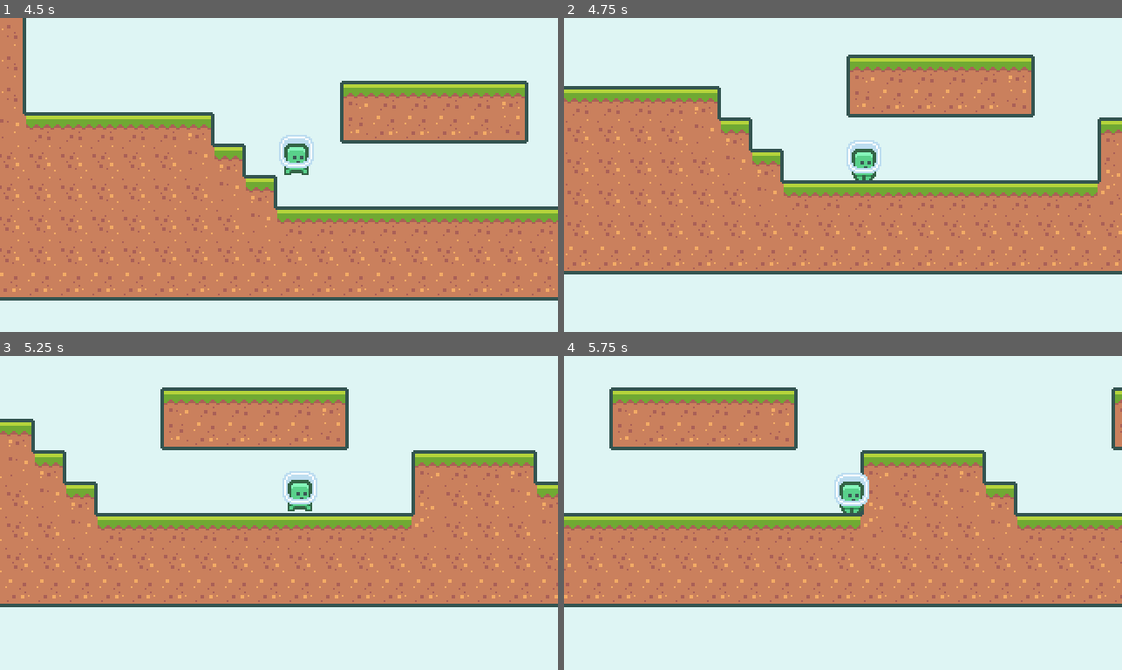
Above: before the commit, frames 1-4 (two rows, left to right).
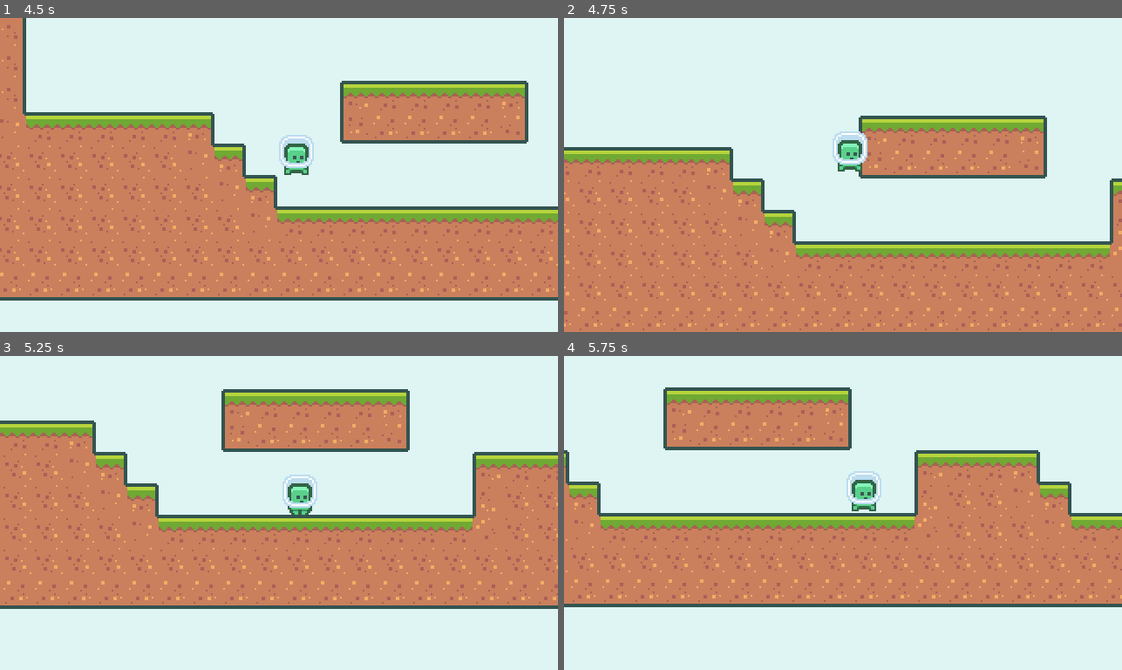
Above: after the commit, the same moments.

Repository: niltoncalegari/2D-SideScroller-godot
Game: Godot game, scene res://scenes/Main.tscn
Two runs of this game, one before a commit and one after it. Both use one fixed random seed, a clock stepped at 60 frames per second and the inputs below.
Inputs:
- Up to frame 1 (4.5 s): hold D (move_right) 0.53-2.03 s; tap Space (jump) at 0.77, 1.52, 3.02, 3.77 s; hold A (move_left) 2.03-4.28 s; hold D (move_right) from 4.28 s (still down)
- Up to frame 2 (4.75 s): keep holding D (move_right); tap Space (jump) at 4.52 s
- Up to frame 3 (5.25 s): keep holding D (move_right)
- Up to frame 4 (5.75 s): keep holding D (move_right)

Frame 1 is identical in both runs. In frame 2, 60% of the frame differs, in the area x 0-100%, y 11-100%; in frame 3, 20%; in frame 4, 15%.

Commit message:
added coyote time

Diff:
--- a/scenes/Player.tscn
+++ b/scenes/Player.tscn
@@ -30,6 +30,10 @@
 ]]
 script = ExtResource( 2 )
 
+[node name="CoyoteTimer" type="Timer" parent="."]
+wait_time = 0.15
+one_shot = true
+
 [node name="AnimatedSprite" type="AnimatedSprite" parent="."]
 frames = SubResource( 2 )
 animation = "idle"
--- a/scripts/Player.gd
+++ b/scripts/Player.gd
@@ -12,20 +12,26 @@
 
 func _process(delta: float) -> void:
 	var moveVector = get_movement_vector()
+
 	velocity.x += moveVector.x * horizontalAcceleration * delta
 	if (moveVector.x == 0):
 		velocity.x = lerp(0, velocity.x, pow(2, -50 * delta))
 
 	velocity.x = clamp(velocity.x, -maxHorizontalSpeed, maxHorizontalSpeed)
 
-	if (moveVector.y < 0 && is_on_floor()):
+	if (moveVector.y < 0 && (is_on_floor() || !$CoyoteTimer.is_stopped())):
 		velocity.y = moveVector.y * jumSpeed
 
 	if (velocity.y < 0 && !Input.is_action_pressed("jump")):
 		velocity.y += gravity * jumpTerminationMultiplier * delta
 	else:
 		velocity.y += gravity * delta
+
+	var	wasOnFloor = is_on_floor()
 	velocity = move_and_slide(velocity, Vector2.UP)
+
+	if(wasOnFloor && !is_on_floor()):
+		$CoyoteTimer.start()
 
 	update_animation()
 
